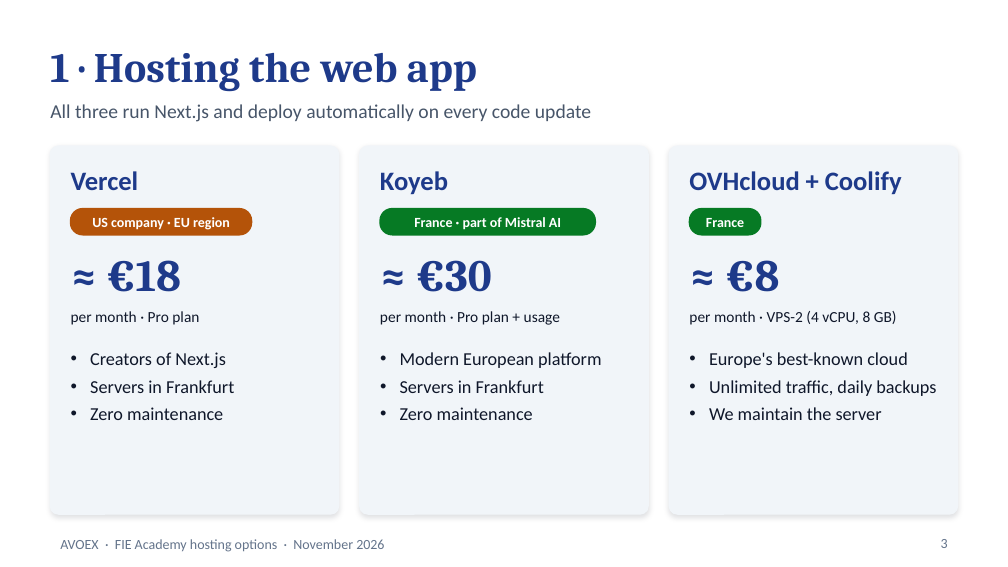
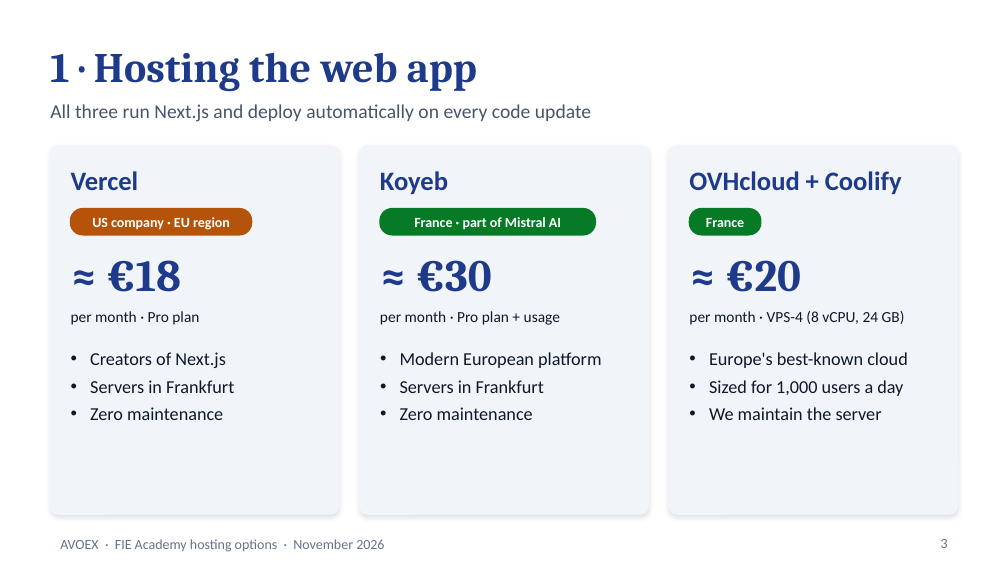
Before and after one commit to Angelvalkov2003/fie-academy, a slide deck: slide 3 of FIE_Academy_Hosting_Options.pptx. Drawn at 1008x567 pixels with LibreOffice and Linux fonts; fonts in the diff are those of the drawing. Boxes give left, top, right and bottom in pixels: in the first picture for what was removed or moved away, otherwise in the second. Text is boxed around its words. In the diff, an @@ line names an element or a change of style, - is before the commit and + after.

```diff
--- a/FIE_Academy_Hosting_Options.pptx
+++ b/FIE_Academy_Hosting_Options.pptx
@@ text at (726,260,801,292): text changed @@
-≈ €8
+≈ €20
@@ text at (689,311,905,325): text changed @@
-per month · VPS-2 (4 vCPU, 8 GB)
+per month · VPS-4 (8 vCPU, 24 GB)
@@ text at (709,380,903,396): text changed @@
-• Unlimited traffic, daily backups
+• Sized for 1,000 users a day
```
Also in this commit, not shown: 3 other slides changed, 1 other file.
